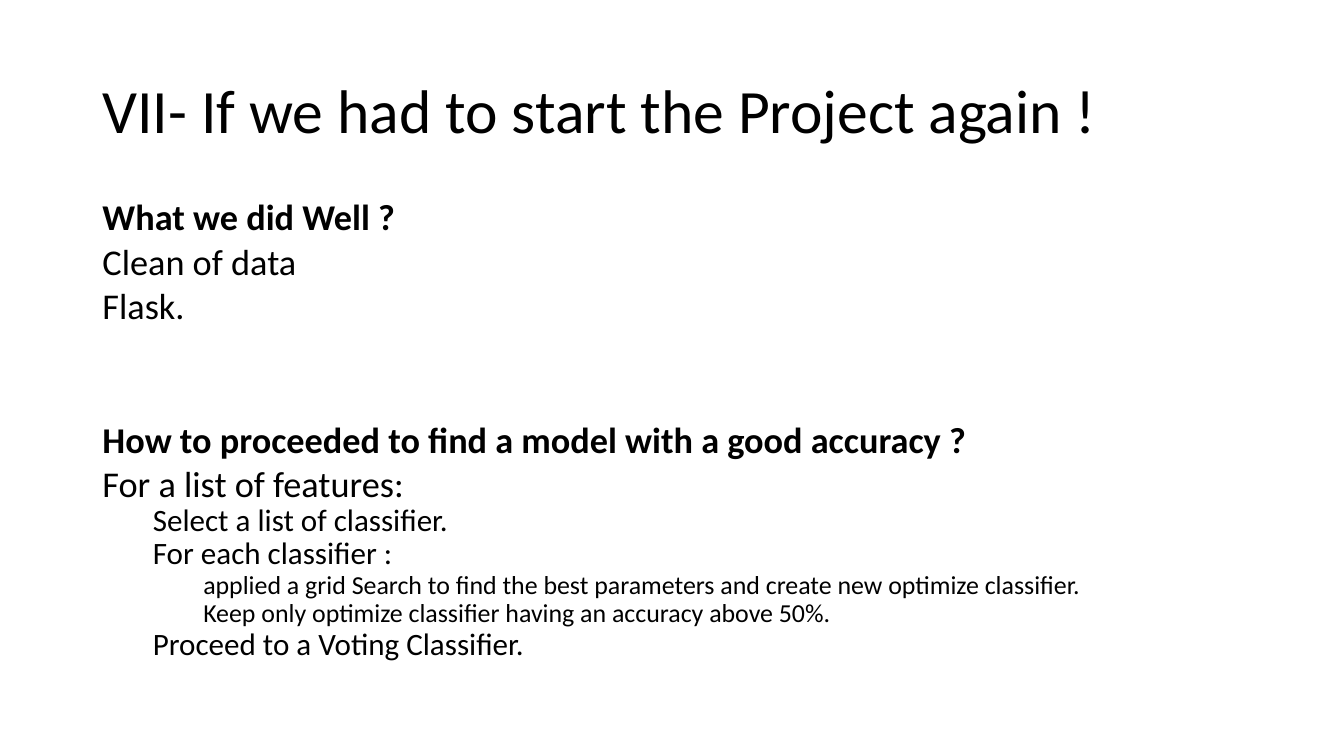
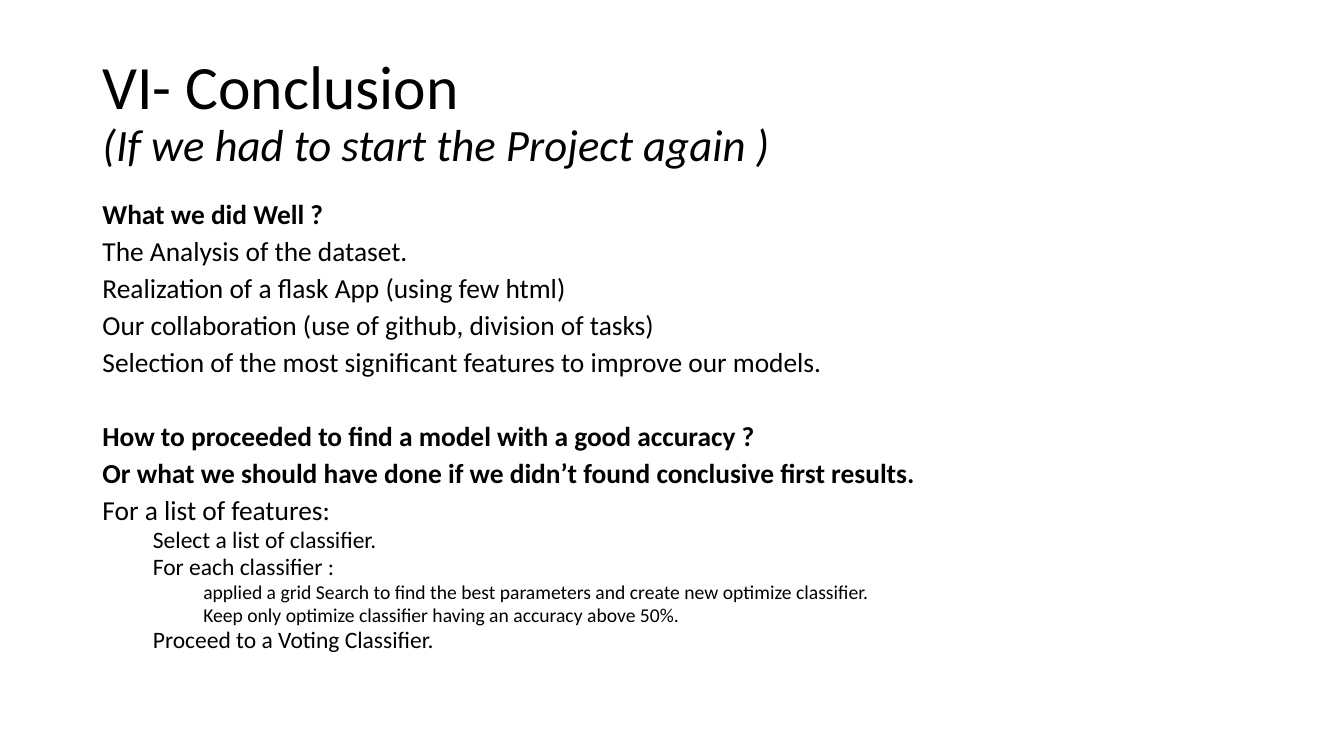
Before and after one commit to Leodespt/Projet_Python, a slide deck: slide 30 of Presentation_Python.pptx (slide 29 before the commit). Drawn at 1344x756 pixels with LibreOffice and Linux fonts; fonts in the diff are those of the drawing. Boxes give left, top, right and bottom in pixels: in the first picture for what was removed or moved away, otherwise in the second. Text is boxed around its words. In the diff, an @@ line names an element or a change of style, - is before the commit and + after.

```diff
--- a/Presentation_Python.pptx
+++ b/Presentation_Python.pptx
@@ title at box(102, 66, 745, 169): text changed; size 44 to 32 pt; italic on @@
-VII- If we had to start the Project again !
+VI- Conclusion
+(If we had to start the Project again )
@@ text at box(102, 204, 868, 652): size 25.9 to 19.6 pt in "What we did Well ?", "How to proceeded to find a model ...", "For a list of features:"; size 22.2 to 16.8 pt in "Select a list of classifier.", "For each classifier :", "Proceed to a Voting Classifier."; size 18.5 to 14 pt in "applied a grid Search to find the ...", "Keep only optimize classifier having an accuracy ..." @@
@@ text at box(102, 242, 821, 377): text changed; size 25.9 to 19.6 pt @@
-Clean of data
-Flask.
+The Analysis of the dataset.
+Realization of a flask App (using few html)
+Our collaboration (use of github, division of tasks)
+Selection of the most significant features to improve our models.
@@ text at box(102, 463, 914, 484): paragraph added @@
+Or what we should have done if we didn’t found conclusive first results.
```
Also in this commit, not shown: 18 other slides changed, 2 slides added, 1 slide removed.
